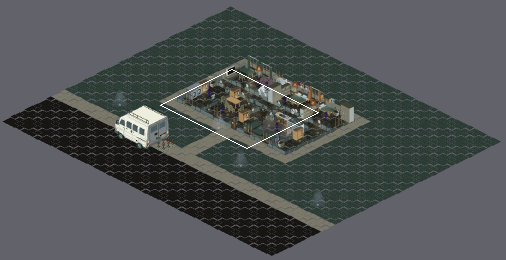
Two states of a Tiled map, assets/maps/map_house1_3x.tmx. The first picture is a wide view before the edit; the outline marks the close-up.
Close-up. Before:
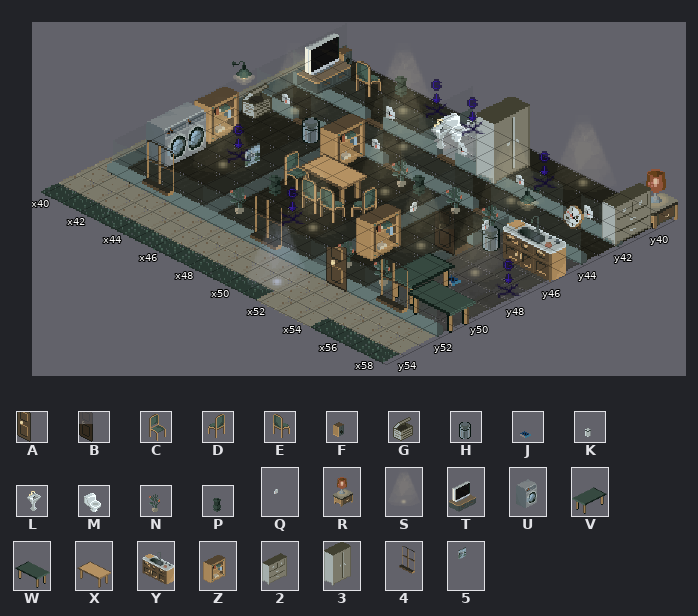
Cells are 24x12 px. Isometric: x runs down to the right, y down to the left. Shown: x 40..58, y 39..54. The commit also changed other parts of the map, which this record leaves out.
Key: from "A3x3x3": A 42 "Door", B 43 "Door", C 48 "Decor", D 49 "Decor", E 49 flipped left-right "Decor", F 50 "Decor", G 60 "Decor", H 61 "Decor", J 63 "Item", K 72 "Item", L 73 flipped left-right "Furniture", M 75 flipped left-right "Furniture", N 84 "Item", P 86 "Item"; from "A6x6x10": Q 0 "Switch", R 7 "TableLamp", S 10 "CeilingLight", T 18 "Appliance", U 22 "Appliance", V 24 "Furniture", W 24 flipped left-right "Furniture", X 26 flipped left-right "Furniture", Y 29 flipped left-right "Furniture", Z 33 "Furniture", 2 40 "Furniture", 3 41 "Furniture", 4 48 flipped left-right "Window", 5 57 "WallDecor".
_ is an empty cell.
Layers that did not change in this view are not listed.
Layer "Ground Level/Decor" before, first column x 40:
39 _F__P___K_____S___R
40 _T_E_S__M__3______2
41 ________L__________
42 _______S_____S_____
43 __S________________
44 _G__H_Z__NP_N_N____
45 _________S_____H_Y_
46 _Z_____X____Q_B____
47 ______C___D__S__S__
48 _U_S__P_EE__Z___J__
49 _U____5__S_____V___
50 ______N_____N_N__W_
51 _____________A_____
52 ___4_____4______4__
53 ___________________
54 ___________________
After the commit:
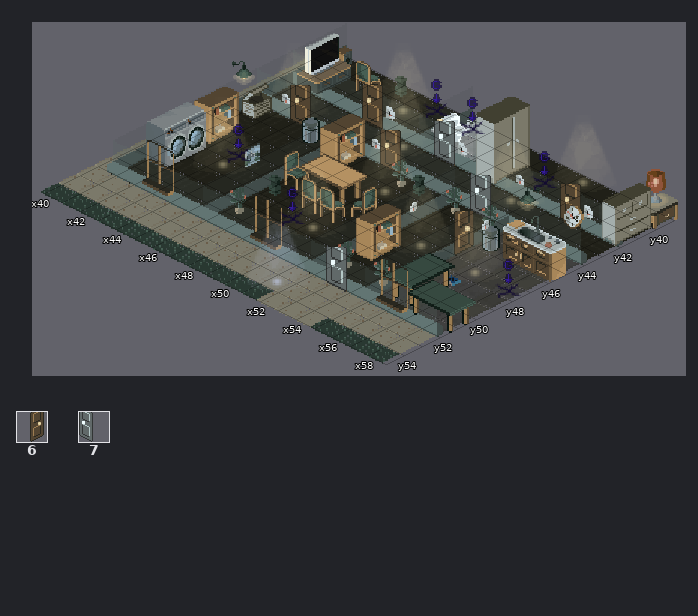
Further tiles: from "A3x3x3": 6 41 "Door", 7 54 "Door".
The exact change:
{"where": "layer \"Ground Level/Decor\""}
{"y":41,"x":45,"old":"_","new":"A"}
{"y":41,"x":49,"old":"_","new":"7"}
{"y":41,"x":56,"old":"_","new":"A"}
{"y":43,"x":43,"old":"_","new":"A"}
{"y":43,"x":48,"old":"_","new":"A"}
{"y":43,"x":53,"old":"_","new":"7"}
{"y":46,"x":54,"old":"B","new":"6"}
{"y":51,"x":53,"old":"A","new":"7"}
{"label":"added","picture_box":[296,85,311,125]}
{"label":"added","picture_box":[368,85,401,174]}
{"label":"added","picture_box":[440,121,455,166]}
{"label":"changed","picture_box":[440,175,491,256]}
{"label":"added","picture_box":[566,184,581,229]}
{"label":"changed","picture_box":[332,247,347,292]}
